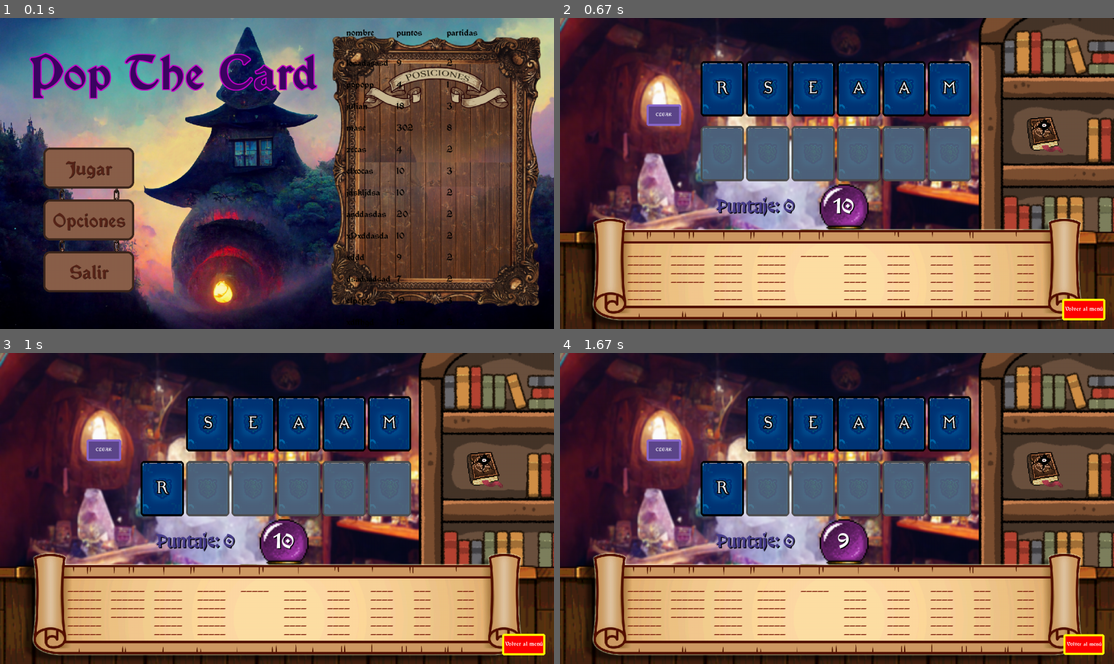
Above: before the commit, frames 1-4 (two rows, left to right).
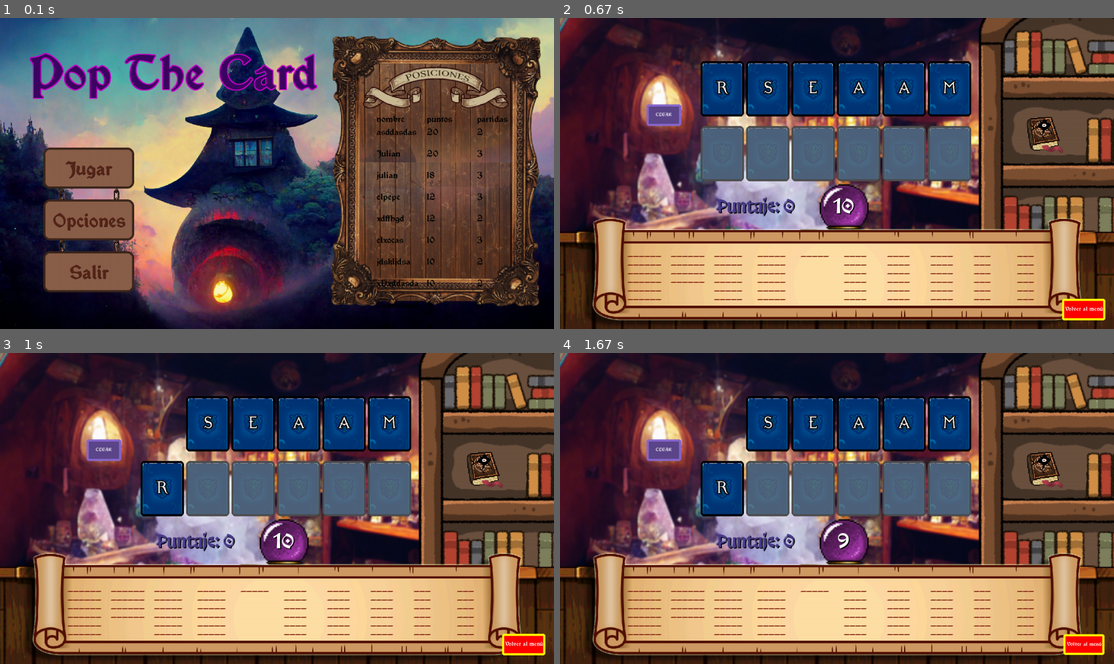
Above: after the commit, the same moments.

Repository: juliancz-a/SP_GRUPO_5_Pygame
Game: pygame game, started from code/class_game.py
Same seed, same stepped clock (60 frames per second), same inputs: the game is played once before the commit and once after it.
Inputs (mouse positions are in pixels of both pictures, inside the frame that each line leads up to):
- Up to frame 1 (0.1 s): no input
- Up to frame 2 (0.67 s): click "Jugar" at 0.38 s
- Up to frame 3 (1 s): press the mouse at (520, 645) at 0.7 s; move the mouse to (332, 545) at 0.8 s; release the mouse at (144, 446) at 0.93 s
- Up to frame 4 (1.67 s): press the mouse at (1080, 645) at 1.53 s; move the mouse to (936, 527) at 1.63 s

The runs differ from the first frame. In frame 1, 1.9% of the frame differs, in the area x 62-92%, y 3-94%; in frame 2, nothing differs; in frame 3, nothing differs; in frame 4, nothing differs.

Commit message:
scoreboard

Diff:
--- a/code/class_play.py
+++ b/code/class_play.py
@@ -18,6 +18,7 @@
         self.join_button = Box(wh, (750,420), (80,50))
         self.comodin_button = Box(wh, (1070, 220), (100,100), press_sound=PRESS_COMODIN_SOUND, image= r"code\data\img\spell_comodin.png", image_hover=r"code\data\img\spell_comodin_hover.png")
         self.clear_button = Box(wh, (200, 200), (80, 50))
+
         self.timer = Box(wh, (630, 410), (50,50))
         self.score = score
         self.score_text = Box(wh, (400, 410), (100,50))
@@ -187,11 +188,8 @@
 
             if selected_letters.count(card.letter) < occurrences and not card.append:
 
-                if position_list:
-                    pos = position_list[0]
-                    position_list.pop(0)
-                else:
-                    pos = len(selected_letters) - 1
+                pos = position_list[0]
+                position_list.pop(0)
 
                 selected_letters[pos] = card.letter
 
@@ -208,7 +206,7 @@
 
 def reset_pos (card_list:list[Box], selected_letters:list, free_spaces, position_list:list, all=False):
     for card in card_list:
-        if card.append or all:
+        if card.append:
             return_card(card_list, card, selected_letters, free_spaces, position_list)
 
 
@@ -218,7 +216,7 @@
     position_list.append(card.pos)
     position_list.sort()
 
-    card.pos = free_spaces[random.randint(0, len(free_spaces) - 1)]
+    card.pos = free_spaces[len(free_spaces) - 1]
     free_spaces.remove(card.pos)
 
     card.check_append(False)
@@ -377,3 +375,10 @@
     combinaciones = lista[0].pop(palabra_secretita)
 
     return palabra_secretita, combinaciones
+
+
+def shuffle (card_list, selected_letters, free_spaces, position_list):
+    for card in card_list:
+        if card.append is False:
+
+            reset_pos(card_list, selected_letters, free_spaces, position_list)
--- a/code/class_scoreboard.py
+++ b/code/class_scoreboard.py
@@ -40,6 +40,7 @@
         while True:
             if submit:
                 self.lista_jugadores.append({"nombre" : text , "puntos" : self.score, "partidas" : self.match})
+                ordenar_elementos(self.lista_jugadores, "puntos", 2)
                 update_score(r"code\data\config\scoreboard.csv", self.lista_jugadores)
                 return "menu", self.original_wh
 
@@ -78,3 +79,23 @@
                 self.text.draw_text(self.surface, text, "black", FUENTE_1, font_size=60)
 
             pygame.display.update()
+
+
+
+def ordenar_elementos (list:list[dict], key, orden:int):
+
+    for i in range(len(list) - 1):
+        for j in range(i + 1, len(list)):
+            match orden:
+                case 1:
+                    if list[i][key] >= list[j][key]:
+                            swap(list, i, j)
+                case 2:
+                    if list[i][key] <= list[j][key]:
+                        swap(list, i, j)
+    return list.pop()
+
+def swap(list:list[dict], a:int, b:int):
+    aux = list[a]
+    list[a] = list[b]
+    list[b] = aux
--- a/code/data/config/scoreboard.csv
+++ b/code/data/config/scoreboard.csv
@@ -1,15 +1,17 @@
 nombre,puntos,partidas
-losadasasd,9,2
-popopp,4,1
+asddasdas,20,2
+Julian,20,3
 julian,18,3
-mase,302,8
-zccas,4,2
+elpepe,12,3
+xdffhgd,12,2
 elxocas,10,3
 jdskljdsa,10,2
-asddasdas,20,2
 xDxddasda,10,2
+losadasasd,9,2
 xddd,9,2
+julian,7,2
 dsadsadsad,7,2
-elpepe,12,3
-xdffhgd,12,2
-Julian,20,3
+popopp,4,1
+zccas,4,2
+dsadas,4,2
+dasdasda,4,2
--- a/code/draw_scoreboard.py
+++ b/code/draw_scoreboard.py
@@ -5,14 +5,14 @@
     def __init__(self, font, surface, player_list:list[dict]) -> None:
         self.surface = surface
         self.player_list = player_list
-        self.draw_pos = (800,40)
+        self.draw_pos = (870,200)
 
         self.font = pygame.font.Font(font, 20)
 
     def draw (self):
         y = self.draw_pos[1]
 
-        header_pos = Scoreboard_2.draw_header(self.surface, ["nombre", "puntos", "partidas"], self.font,(800, 20))
+        header_pos = Scoreboard_2.draw_header(self.surface, ["nombre", "puntos", "partidas"], self.font,(870, 220))
 
         for player in self.player_list:
             y += 50
Not shown, added: code/data/img/CLASE 11 Identificación, análisis y filtrado de datos en una red local.pdf
Not shown, added: code/data/img/CLASE 11 REDES Introducción.pdf
Not shown, added: code/data/img/CLASE 11 Topologias de redes y Protocolos.pdf
Not shown, added: code/data/img/Segundo parcial.pdf
